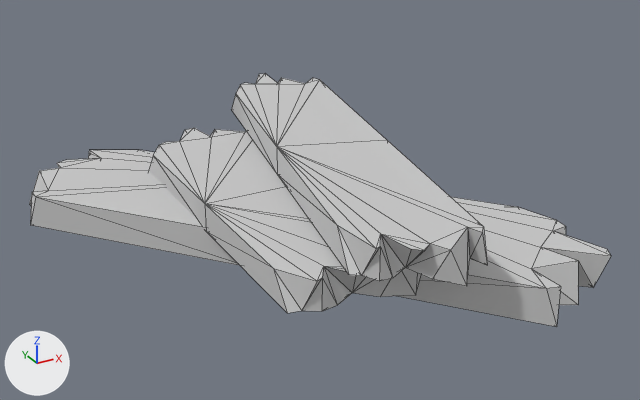
A saved change to the FBX model Assets/Models/Items/Broken_Crate.FBX.
Both versions are drawn from a camera (50 mm lens) standing at (-0.00656, -0.01228, 0.0067) and looking at (0.00005, -0.00027, 0.00069). Arrows for +X, +Y and +Z are at lower left; the lights stay in place. Mesh edges are drawn as thin lines. Where no turn or scale is listed for an object, it has been applied to the vertices.

The first picture shows 'Broken_Crate'.
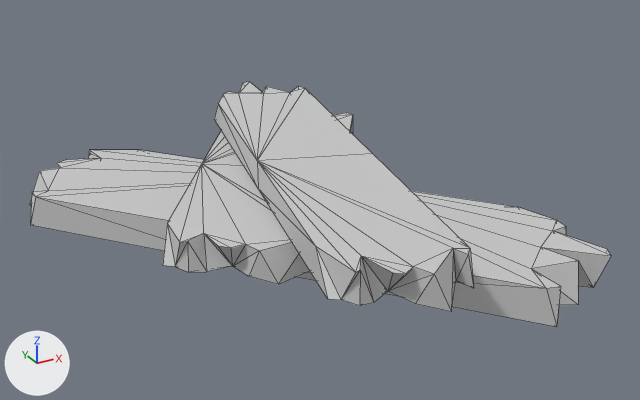
Commit message: update broken crate

What changed in the scene script:
```text
Change me_mesh:
    where me_mesh.from_pydata(...)  # 132 vertices, 252 faces; spans x -0.00417..0.00343, y -0.00435..0.00465, z -0.00006..0.0015
    used by ob_broken_crate; location = (0.0, 0.0, 0.0)
    me_mesh part 1: the loose piece of 44 vertices spanning x -0.00192..0.00058, y -0.00337..0.00353, z 0.00046..0.00096 is turned -34 degrees about the z axis through its middle, then moved by (0.00047, 0.00093, 0.0)
    me_mesh part 2: the loose piece of 44 vertices spanning x -0.00116..0.00224, y -0.00427..0.00465, z 0.001..0.0015 is moved by (-0.00056, -0.00042, 0.0)
```

Boxes (x1, y1, x2, y2) around the edits, measured in the pictures (640 x 400 px; the box of a moved part takes in the faces that stretch with it):
'Broken_Crate', reshaped: before (29, 73, 611, 327); after (29, 82, 611, 327)
part 1 of me_mesh, moved or reshaped: before (149, 128, 421, 313); after (163, 112, 353, 284)
part 2 of me_mesh, moved or reshaped: before (231, 73, 487, 286); after (214, 82, 474, 311)
